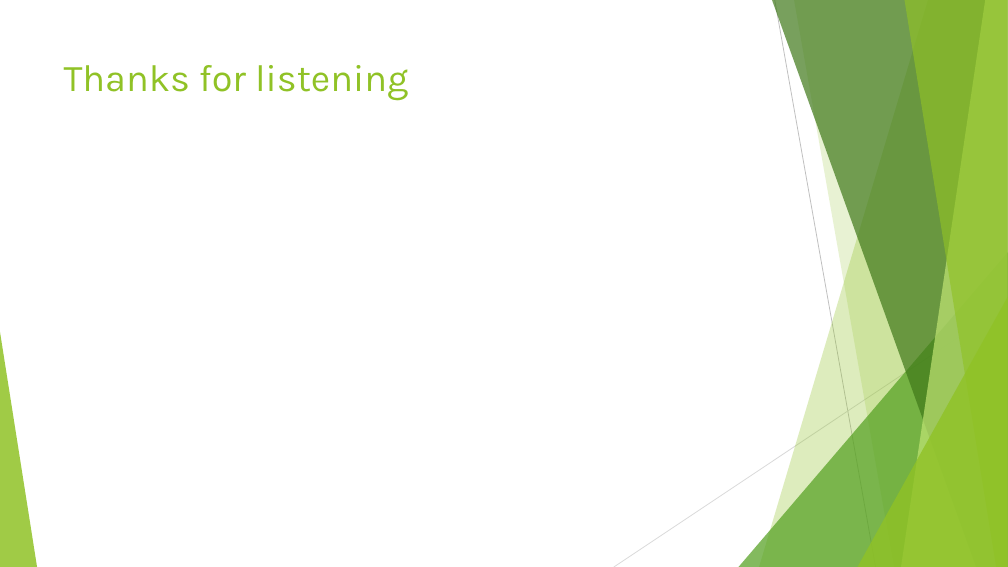
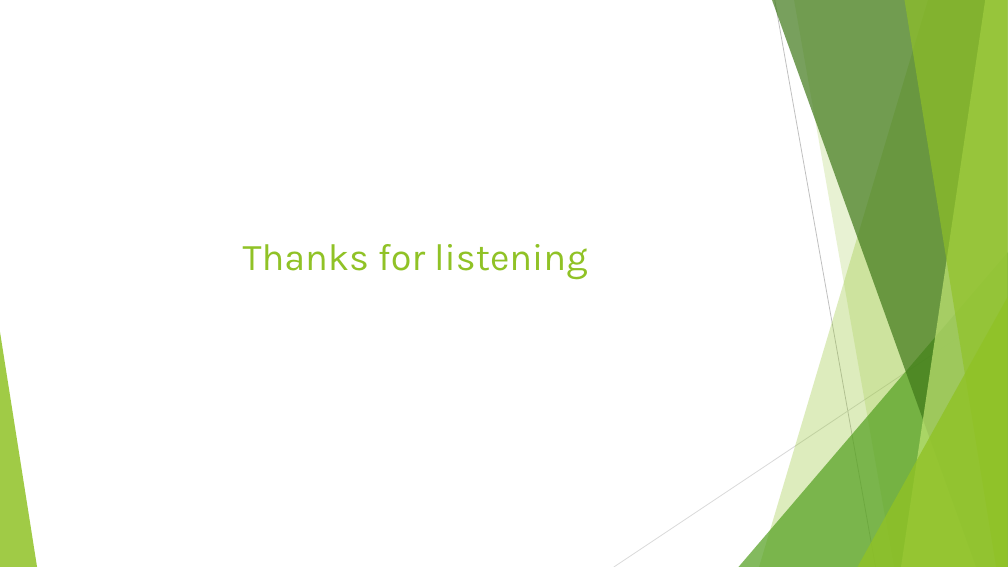
Before and after one commit to VlaStudy/ModelMapping, a slide deck: slide 9 of SustainabilityInNavigationPresentation.pptx. Drawn at 1008x567 pixels with LibreOffice and Linux fonts; fonts in the diff are those of the drawing. Boxes give left, top, right and bottom in pixels: in the first picture for what was removed or moved away, otherwise in the second. Text is boxed around its words. In the diff, an @@ line names an element or a change of style, - is before the commit and + after.

```diff
--- a/SustainabilityInNavigationPresentation.pptx
+++ b/SustainabilityInNavigationPresentation.pptx
@@ title "Thanks for listening": place and size @@
-title "Thanks for listening" at (64,65,408,101)
+title "Thanks for listening" at (243,244,587,280)
```
Also in this commit, not shown: 5 other slides changed, 3 slides added, 3 slides removed, 2 other files.
